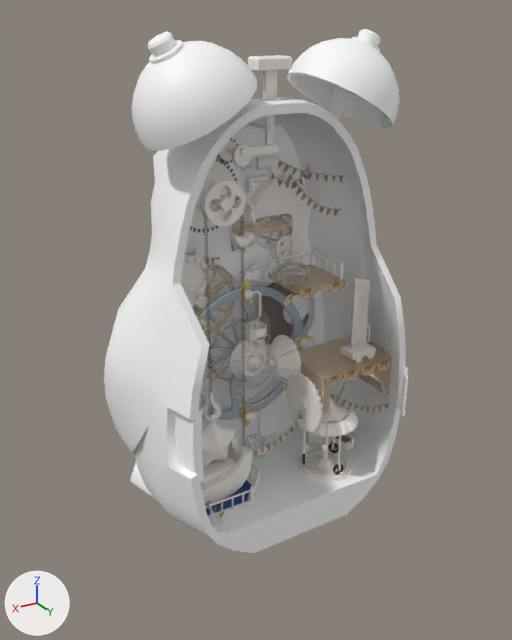
One commit to the FBX model Gremlins/Assets/Meshes/Penguin.fbx: the scene before it, then after it.
Camera for both pictures: a 50 mm camera at (12.34, 19.55, 17.66) aimed at (0.67, 0.09, 7.94). Lighting does not change. The marker at lower left points along +X, +Y and +Z. Where no turn or scale is listed for an object, it has been applied to the vertices.

Before the edit, the objects in view are built like this:
```python
me_mesh_008 = bpy.data.meshes.new('Mesh.008')
me_mesh_008.from_pydata(...)  # 197 vertices, 182 faces; spans x -2.01..1.24, y -0.76..0.8, z -0.84..1.48
me_mesh_008.materials.append(mat_innermat)
me_mesh_054 = bpy.data.meshes.new('Mesh.054')
me_mesh_054.from_pydata(...)  # 256 vertices, 318 faces; spans x -0.16..0.15, y -1.1..1.12, z -1.12..1.1
me_mesh_054.materials.append(mat_innermat)
me_mesh_304 = bpy.data.meshes.new('Mesh.304')
me_mesh_304.from_pydata(...)  # 472 vertices, 480 faces; spans x -455.0..444.0, y -759.0..759.0, z -281.0..292.0
me_mesh_304.materials.append(mat_outermat)  # white #ffffff
ob_backshell = bpy.data.objects.new('BackShell', me_mesh_304)
ob_backshell.parent = ob_backshellmodel
ob_backshell.location = (-0.0000954, 759.1, 350.9)
ob_backshell.hide_viewport = True
ob_boat = bpy.data.objects.new('Boat', me_mesh_008)
ob_boat.location = (3.39, 0.23, 1.84)
ob_gear20 = bpy.data.objects.new('Gear20', me_mesh_054)
ob_gear20.location = (-1.02, 0.85, 4.56)
# also in view: 'BodyFloor' at (-0.28, 0.04, 1.24); 'Base' at (0.04, -1.52, 5.64); 'Gear42' at (1.6, -2.25, 8.01); 'Left_Ear' at (2.73, 0.0, 15.66); 'Right_Ear' at (-2.73, 0.0, 15.66)
```
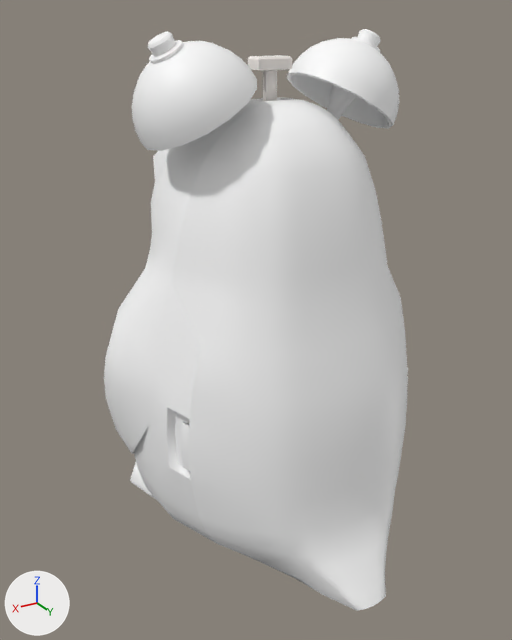
Boxes [x1, y1, x2, y2] around the edits, measured in the pictures (512 x 640 px):
'BackShell', shown
    after: [172, 103, 407, 611]
'BodyBase', unchanged, covered by the edit
    before: [104, 97, 406, 553]
    after: [104, 97, 327, 544]
'BodyFloor', unchanged, covered by the edit
    before: [208, 425, 377, 538]
'Base', unchanged, covered by the edit
    before: [197, 285, 304, 420]
'Platform', unchanged, covered by the edit
    before: [286, 336, 391, 416]

Edits to the bpy script that builds the scene:
```text
Change ob_backshell:
    remove ob_backshell.hide_viewport = True
```
